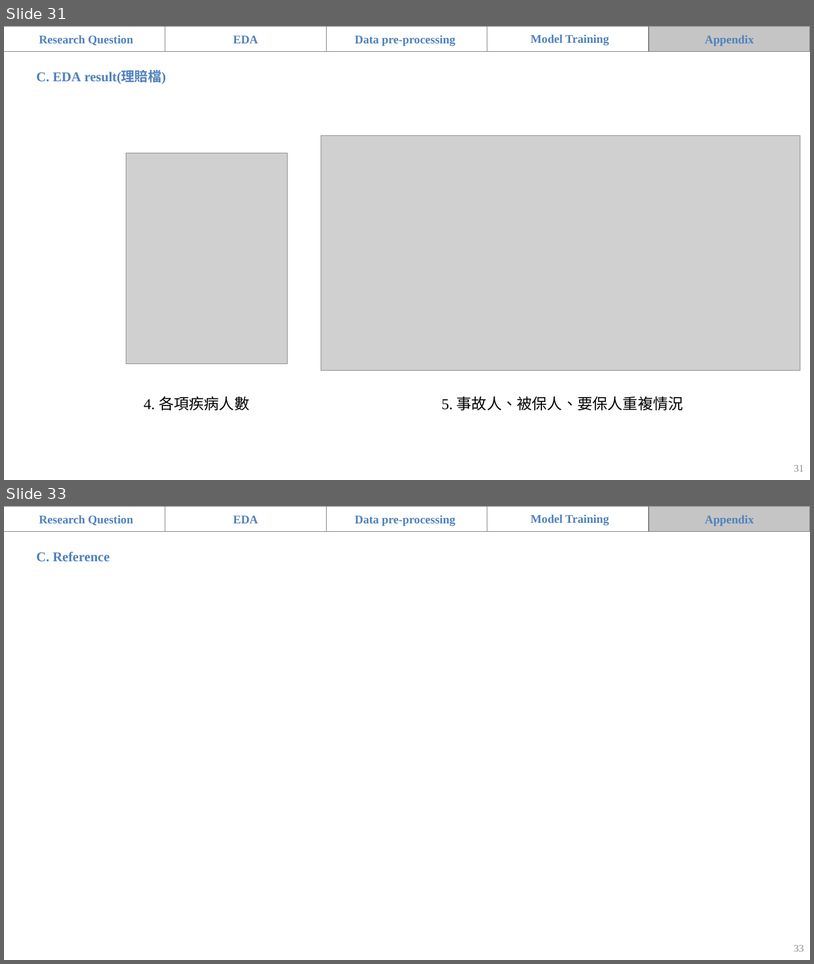
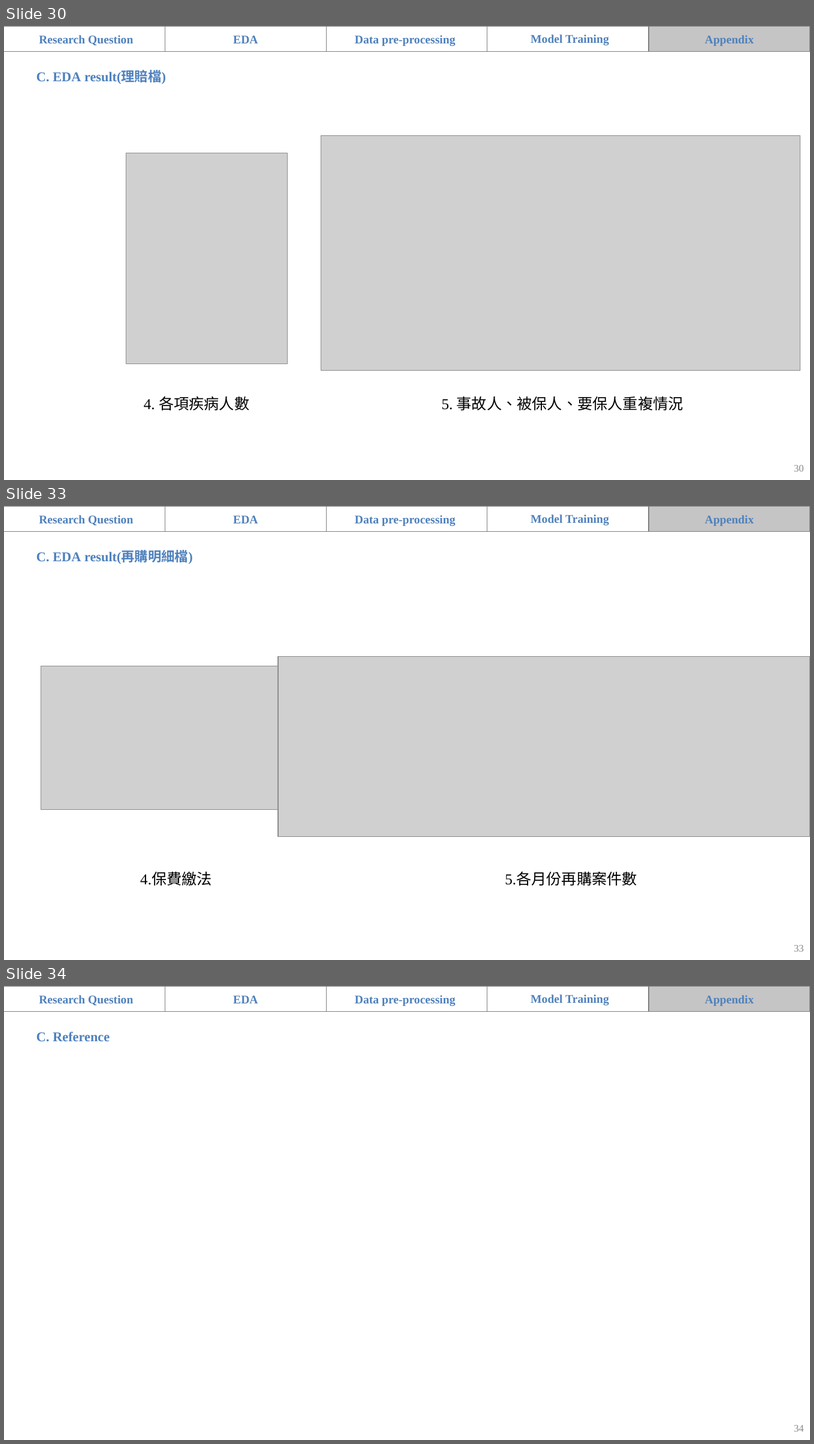
Before and after one commit to teemoteemo0318/nanshan, a slide deck: 南山_題目一_組別二.pptx. Shown one above the other, each under a label of ours: slides 31 and 33 before the commit, slides 30, 33 and 34 after it; the slides between them are not shown. The pictures are 814x964 and 814x1444 pixels, drawn with LibreOffice and Linux fonts; fonts in the diff are those of the drawing; grey boxes stand for pictures; background and template pictures are left out. Boxes give left, top, right and bottom in pixels: in the first picture for what was removed or moved away, otherwise in the second. Text is boxed around its words. In the diff, an @@ line names an element or a change of style, - is before the commit and + after.

```diff
--- a/南山_題目一_組別二.pptx
+++ b/南山_題目一_組別二.pptx
@@ slide 33 added at (x1=4, y1=506, x2=810, y2=960), background picture (left out) @@
@@ rectangle added at (x1=4, y1=506, x2=810, y2=531), fill #FFFFFF, outline #FFFFFF 2 pt @@
@@ rectangle added at (x1=4, y1=506, x2=165, y2=531), fill #FFFFFF, outline #808080 0.75 pt @@
@@ text added at (x1=39, y1=515, x2=133, y2=525), 14 pt, text #4F81BD, bold @@
+Research Question
@@ rectangle added at (x1=165, y1=506, x2=327, y2=531), fill #FFFFFF at 30% opacity, outline #808080 0.75 pt @@
@@ text added at (x1=233, y1=516, x2=258, y2=523), 14 pt, text #4F81BD, bold @@
+EDA
@@ rectangle added at (x1=326, y1=506, x2=488, y2=531), fill #FFFFFF at 30% opacity, outline #808080 0.75 pt @@
@@ text added at (x1=355, y1=515, x2=456, y2=526), 14 pt, text #4F81BD, bold @@
+Data pre-processing
@@ rectangle added at (x1=488, y1=506, x2=650, y2=531), fill #FFFFFF at 30% opacity, outline #808080 0.75 pt @@
@@ text added at (x1=531, y1=514, x2=609, y2=526), 14 pt, text #4F81BD, bold @@
+Model Training
@@ rectangle added at (x1=650, y1=506, x2=810, y2=531), fill #404040 at 30% opacity, outline #808080 0.75 pt @@
@@ text added at (x1=705, y1=515, x2=755, y2=526), 14 pt, text #4F81BD, bold @@
+Appendix
@@ text added at (x1=36, y1=551, x2=193, y2=564), 16 pt, text #4F81BD, bold @@
+C. EDA result(再購明細檔)
@@ picture added at (x1=41, y1=666, x2=321, y2=810) @@
@@ picture added at (x1=278, y1=657, x2=810, y2=837) @@
@@ text added at (x1=140, y1=872, x2=212, y2=885), 18 pt, text #000000 @@
+4.保費繳法
@@ text added at (x1=505, y1=872, x2=637, y2=885), 18 pt, text #000000 @@
+5.各月份再購案件數
@@ page number added at (x1=794, y1=945, x2=804, y2=951), 12 pt, text #8C8C8C @@
+33
@@ what was slide 31 is now slide 30 @@
@@ page number at (x1=794, y1=465, x2=804, y2=471): text changed @@
-31
+30
@@ what was slide 33 is now slide 34 @@
@@ page number at (x1=794, y1=1425, x2=804, y2=1431): text changed @@
-33
+34
```
Also in this commit, not shown: 5 slides changed, 1 other file.
